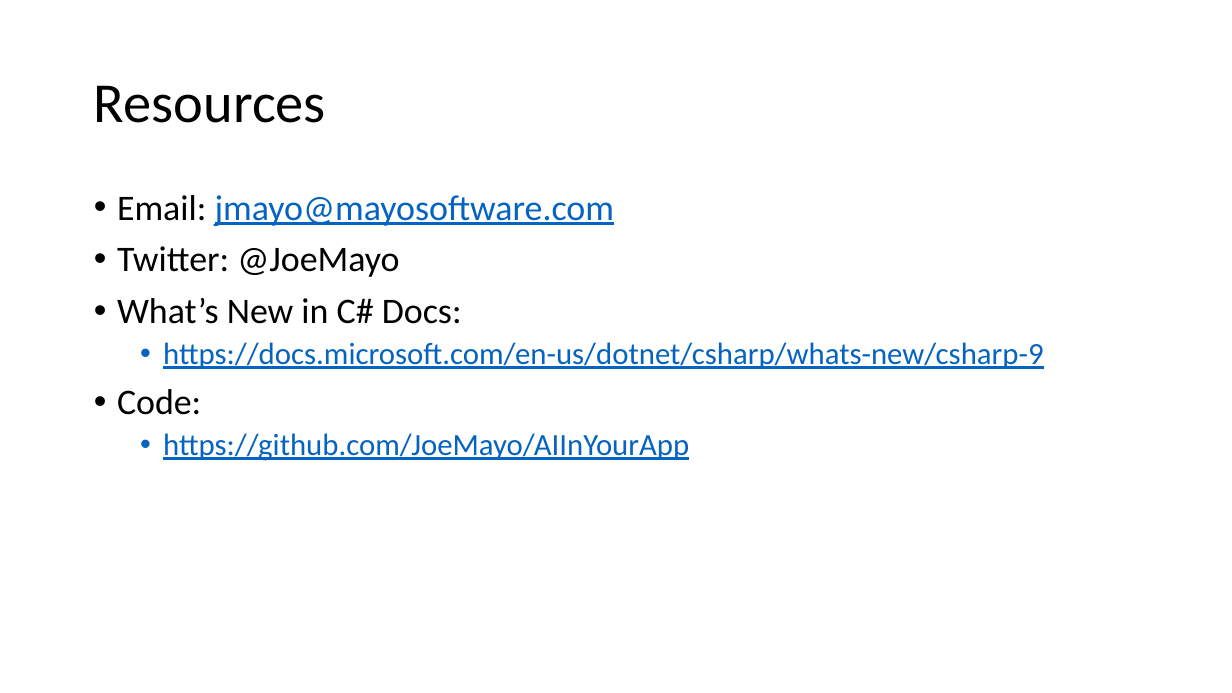
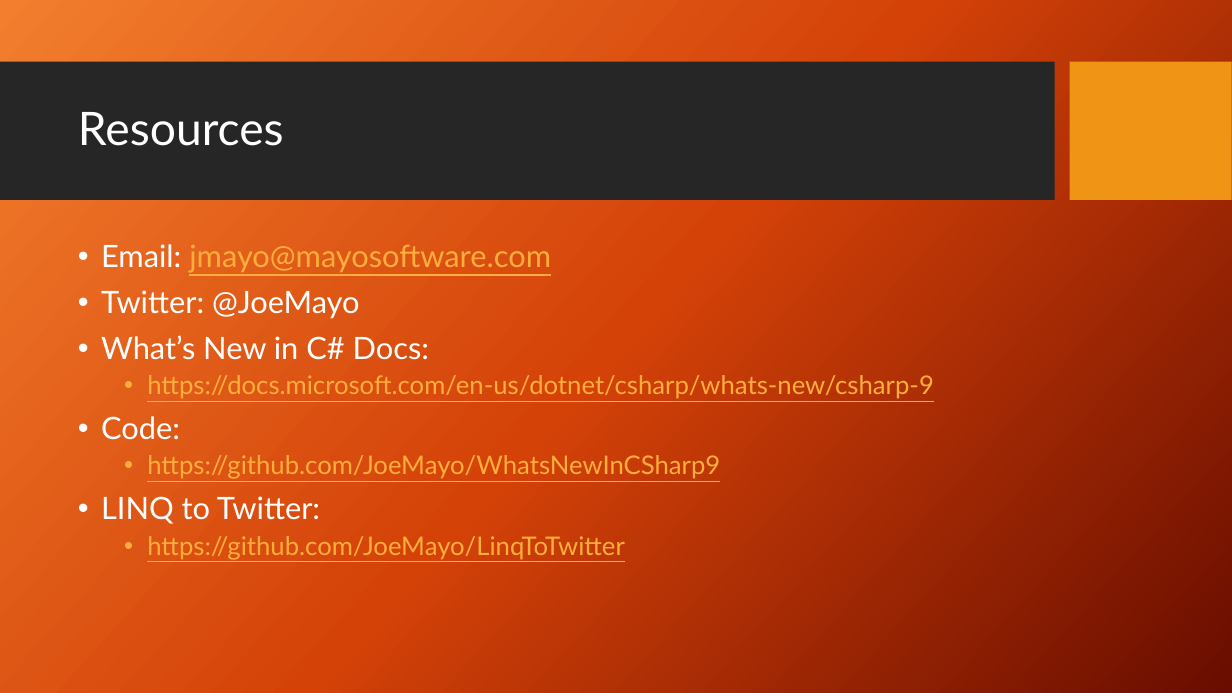
Before and after one commit to JoeMayo/WhatsNewInCSharp9, a slide deck: slide 10 of WhatsNewInCSharp9.pptx (slide 9 before the commit). Drawn at 1232x693 pixels with LibreOffice and Linux fonts; fonts in the diff are those of the drawing; background and template pictures are left out. Boxes give left, top, right and bottom in pixels: in the first picture for what was removed or moved away, otherwise in the second. Text is boxed around its words. In the diff, an @@ line names an element or a change of style, - is before the commit and + after.

```diff
--- a/WhatsNewInCSharp9.pptx
+++ b/WhatsNewInCSharp9.pptx
@@ background #FFFFFF to picture (left out) @@
@@ rectangle added at <box>0,62,1055,201</box>, fill #262626 @@
@@ title "Resources": place and size @@
-title "Resources" at <box>94,85,326,123</box>
+title "Resources" at <box>78,112,284,146</box>
@@ title "Resources" at <box>78,112,284,146</box>: size 44 to 36 pt, font Calibri to Lato, text colour #000000 to #FFFFFF @@
@@ rectangle added at <box>1070,62,1232,201</box>, fill #F09415 @@
@@ text "Email: jmayo@mayosoftware.com": place and size @@
-text "Email: jmayo@mayosoftware.com" at <box>117,195,1043,461</box>
+text "Email: jmayo@mayosoftware.com" at <box>101,244,934,560</box>
@@ text at <box>101,244,934,440</box>: size 28 to 24 pt in "Email: jmayo@mayosoftware.com", "Twitter: @JoeMayo", "What’s New in C# Docs:", "Code:"; font Calibri to Lato in "Email: jmayo@mayosoftware.com", "Twitter: @JoeMayo", "What’s New in C# Docs:", "https://docs.microsoft.com/en-us/dotnet/csharp/whats-new/csh ..." and 1 more places; text colour #000000 to #FFFFFF in "Email:", "Twitter: @JoeMayo", "What’s New in C# Docs:", "Code:"; text colour #0563C1 to #FFAE3E in "jmayo@mayosoftware.com", "https://docs.microsoft.com/en-us/dotnet/csharp/whats-new/csh ..."; size 24 to 20 pt in "https://docs.microsoft.com/en-us/dotnet/csharp/whats-new/csh ..." @@
@@ text at <box>101,455,720,560</box>: text changed; size 24 to 20 pt; font Calibri to Lato; text colour #0563C1 to #FFAE3E @@
-  • https://github.com/JoeMayo/AIInYourApp
+  • https://github.com/JoeMayo/WhatsNewInCSharp9
+• LINQ to Twitter:
+  • https://github.com/JoeMayo/LinqToTwitter
```
Also in this commit, not shown: 8 other slides changed, 1 slide added, 3 other files.
